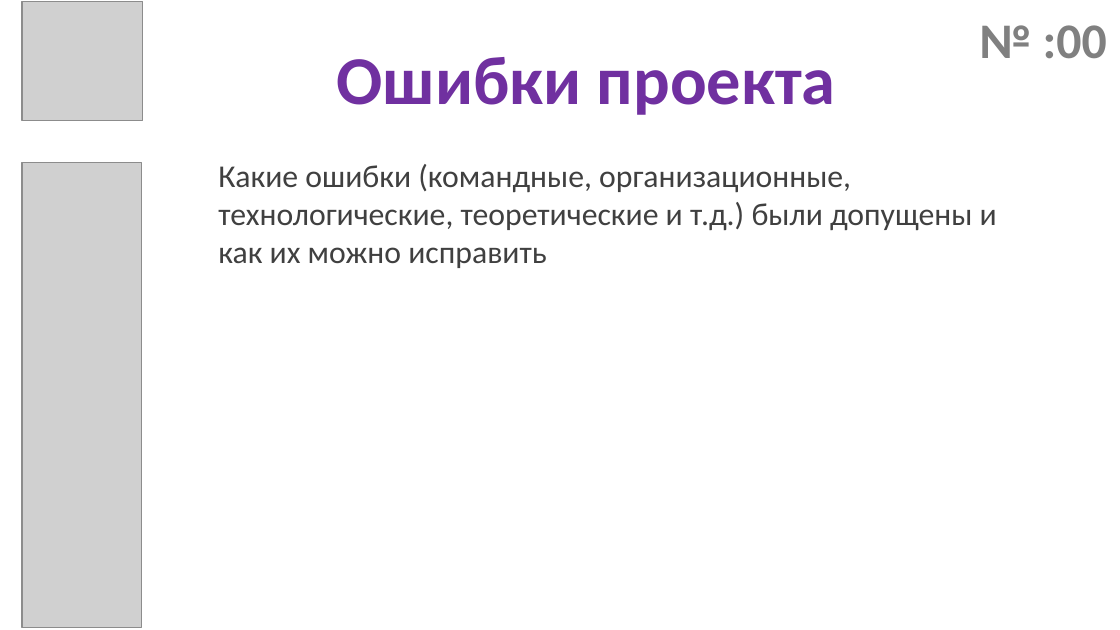
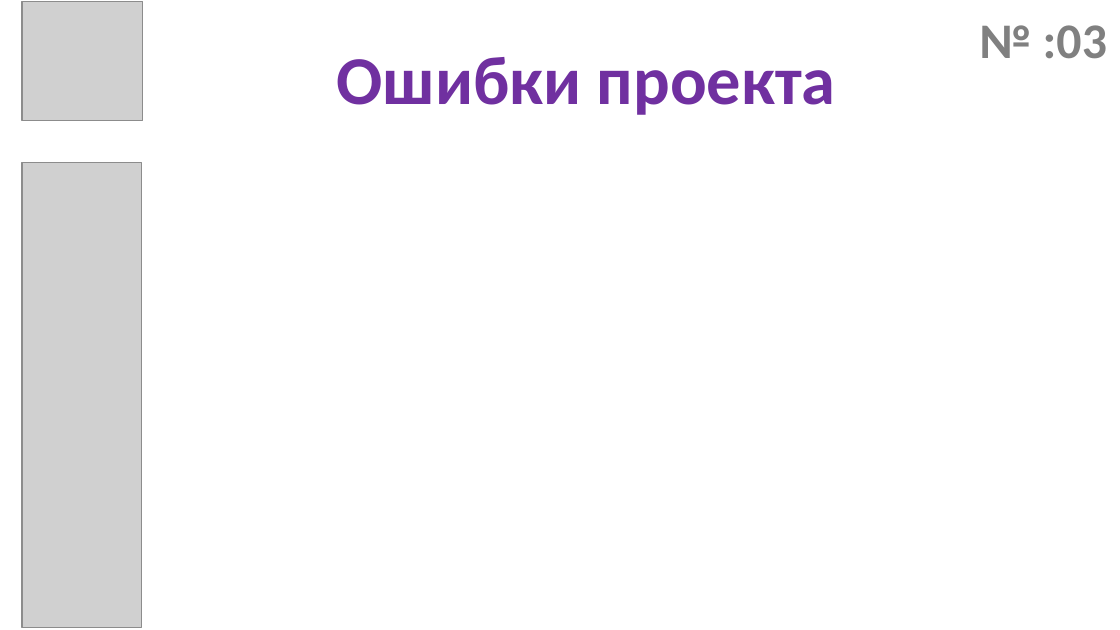
Before and after one commit to dpp-shlyopa-team/Presentation, a slide deck: slide 11 of преза.pptx (slide 9 before the commit). Drawn at 1120x630 pixels with LibreOffice and Linux fonts; fonts in the diff are those of the drawing; grey boxes stand for pictures. Boxes give left, top, right and bottom in pixels: in the first picture for what was removed or moved away, otherwise in the second. Text is boxed around its words. In the diff, an @@ line names an element or a change of style, - is before the commit and + after.

```diff
--- a/преза.pptx
+++ b/преза.pptx
@@ text at [979, 25, 1107, 59]: text changed @@
-№ :00
+№ :03
@@ text removed at [218, 164, 997, 268] @@
-Какие ошибки (командные, организационные, технологические, теоретические и т.д.) были допущены и как их можно исправить
```
Also in this commit, not shown: 8 other slides changed, 5 slides added, 3 slides removed.
